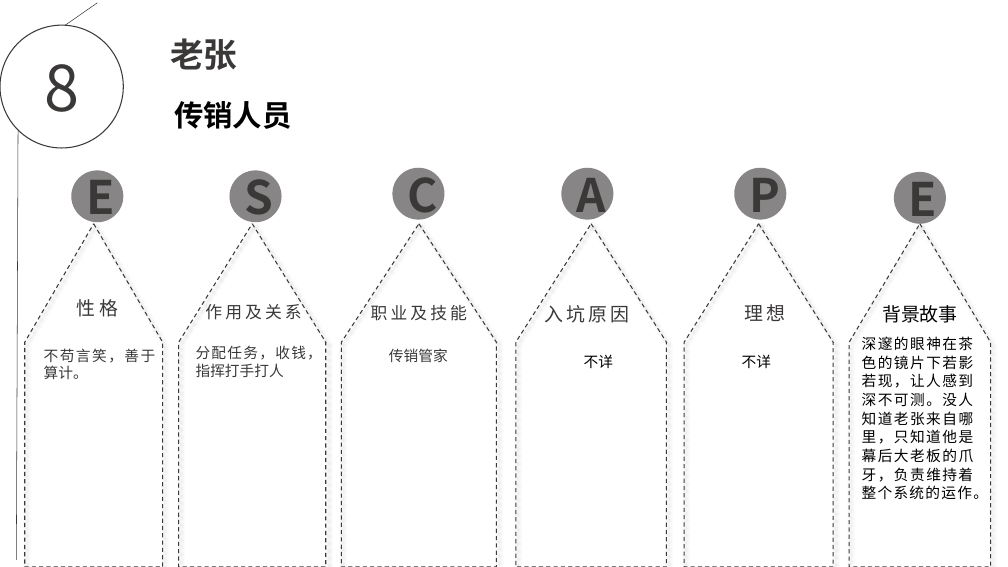
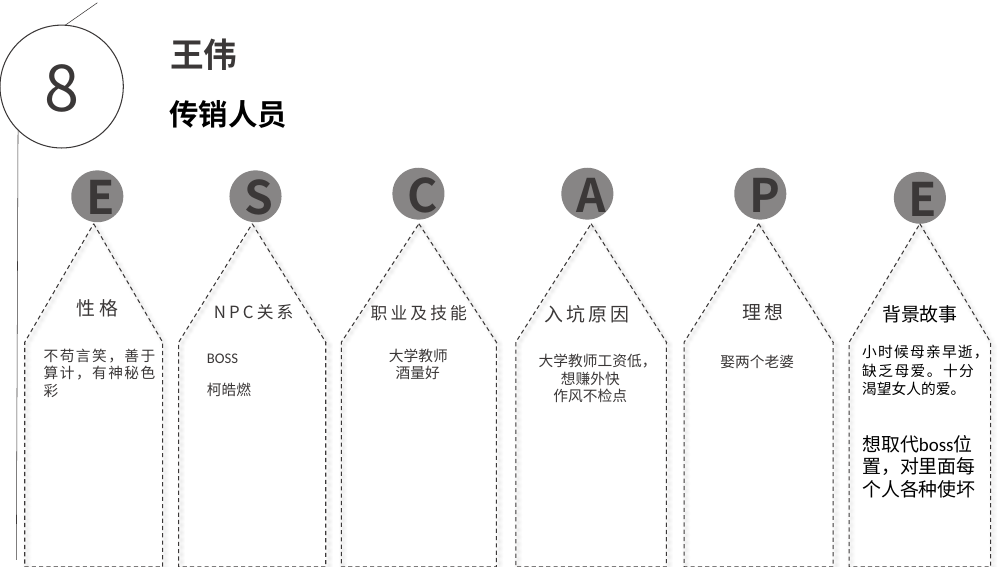
Before and after one commit to EscapeChuanxiao/ChuanXiao, a slide deck: slide 8 of escape.pptx. Drawn at 1008x567 pixels with LibreOffice and Linux fonts; fonts in the diff are those of the drawing; background and template pictures are left out. Boxes give left, top, right and bottom in pixels: in the first picture for what was removed or moved away, otherwise in the second. Text is boxed around its words. In the diff, an @@ line names an element or a change of style, - is before the commit and + after.

```diff
--- a/escape.pptx
+++ b/escape.pptx
@@ text at [170, 38, 237, 70]: text changed @@
-老张
+王伟
@@ text "传销人员": place and size @@
-text "传销人员" at [174, 101, 291, 129]
+text "传销人员" at [170, 100, 287, 128]
@@ text at [214, 304, 294, 319]: text changed @@
-作用及关系
+NPC关系
@@ text at [44, 348, 155, 397]: text changed @@
-不苟言笑，善于算计。
+不苟言笑，善于算计，有神秘色彩
@@ text at [207, 353, 238, 363]: text changed @@
-分配任务，收钱，指挥打手打人
+BOSS
@@ text at [389, 348, 448, 379]: text changed @@
-传销管家
+大学教师
+酒量好
@@ text at [539, 353, 657, 402]: text changed; text colour #000000 to #3B3838 @@
-不详
+大学教师工资低，想赚外快
+作风不检点
@@ text at [720, 354, 794, 368]: text changed; text colour #000000 to #3B3838 @@
-不详
+娶两个老婆
@@ text at [862, 344, 988, 395]: text changed @@
-深邃的眼神在茶色的镜片下若影若现，让人感到深不可测。没人知道老张来自哪里，只知道他是幕后大老板的爪牙，负责维持着整个系统的运作。
+小时候母亲早逝，缺乏母爱。十分渴望女人的爱。
@@ text added at [207, 382, 251, 396], 14 pt, text #3B3838 @@
+柯皓燃
@@ text added at [862, 435, 975, 498], 18 pt, text #000000 @@
+想取代boss位置，对里面每个人各种使坏
```
Also in this commit, not shown: 5 other slides changed, 2 slides added.
